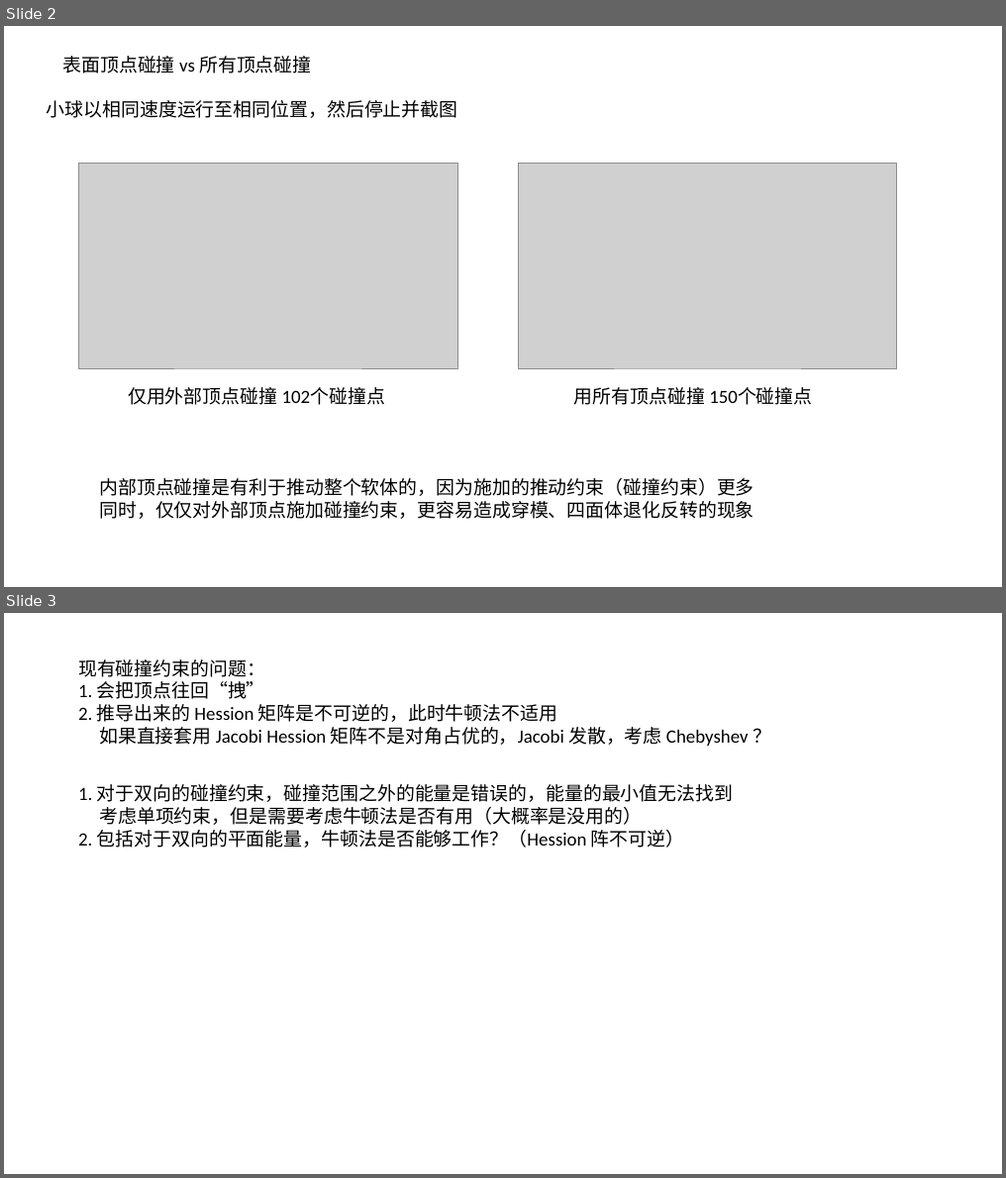
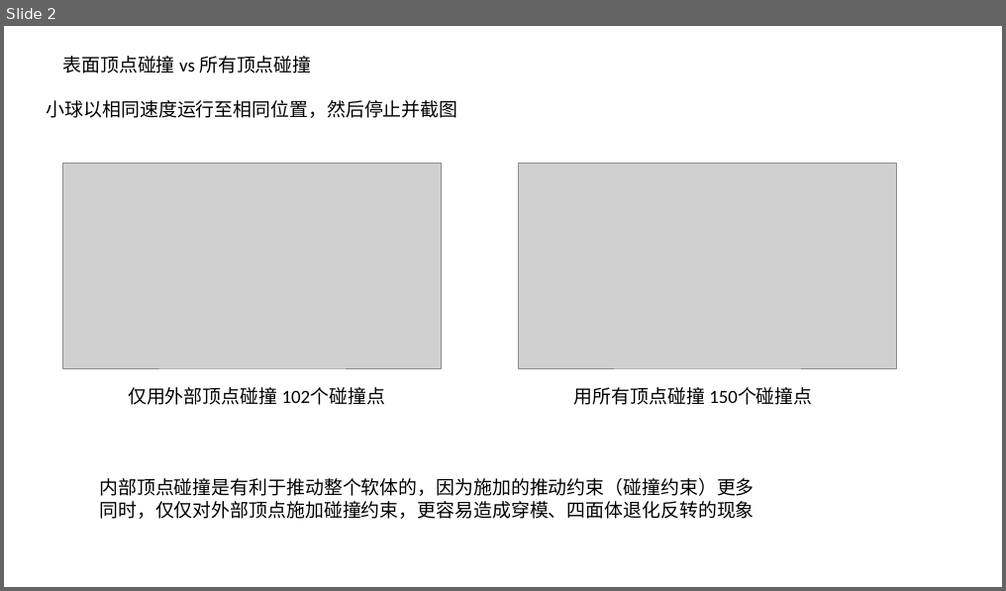
Before and after one commit to buuugyellow/MultiGridSoftBody, a slide deck: analysis/collisionDetection.pptx. Shown one above the other, each under a label of ours: slides 2 and 3 before the commit, slide 2 after it. The pictures are 1006x1178 and 1006x591 pixels, drawn with LibreOffice and Linux fonts; fonts in the diff are those of the drawing; grey boxes stand for pictures. Boxes give left, top, right and bottom in pixels: in the first picture for what was removed or moved away, otherwise in the second. Text is boxed around its words. In the diff, an @@ line names an element or a change of style, - is before the commit and + after.

```diff
--- a/analysis/collisionDetection.pptx
+++ b/analysis/collisionDetection.pptx
@@ slide 3 removed at [4,613,1002,1174], background #FFFFFF @@
@@ text removed at [78,660,748,746] @@
-现有碰撞约束的问题：
-1. 会把顶点往回“拽”
-2. 推导出来的 Hession 矩阵是不可逆的，此时牛顿法不适用
-如果直接套用 Jacobi Hession 矩阵不是对角占优的，Jacobi 发散，考虑 Chebyshev ？
@@ text removed at [78,784,734,848] @@
-1. 对于双向的碰撞约束，碰撞范围之外的能量是错误的，能量的最小值无法找到
-考虑单项约束，但是需要考虑牛顿法是否有用（大概率是没用的）
-2. 包括对于双向的平面能量，牛顿法是否能够工作？（Hession 阵不可逆）
@@ slide 2 changed as well @@
@@ picture: place and size @@
-picture at [79,163,457,369]
+picture at [63,163,442,369]
```
Also in this commit, not shown: 1 other slide changed, 2 slides added, 11 other files.
